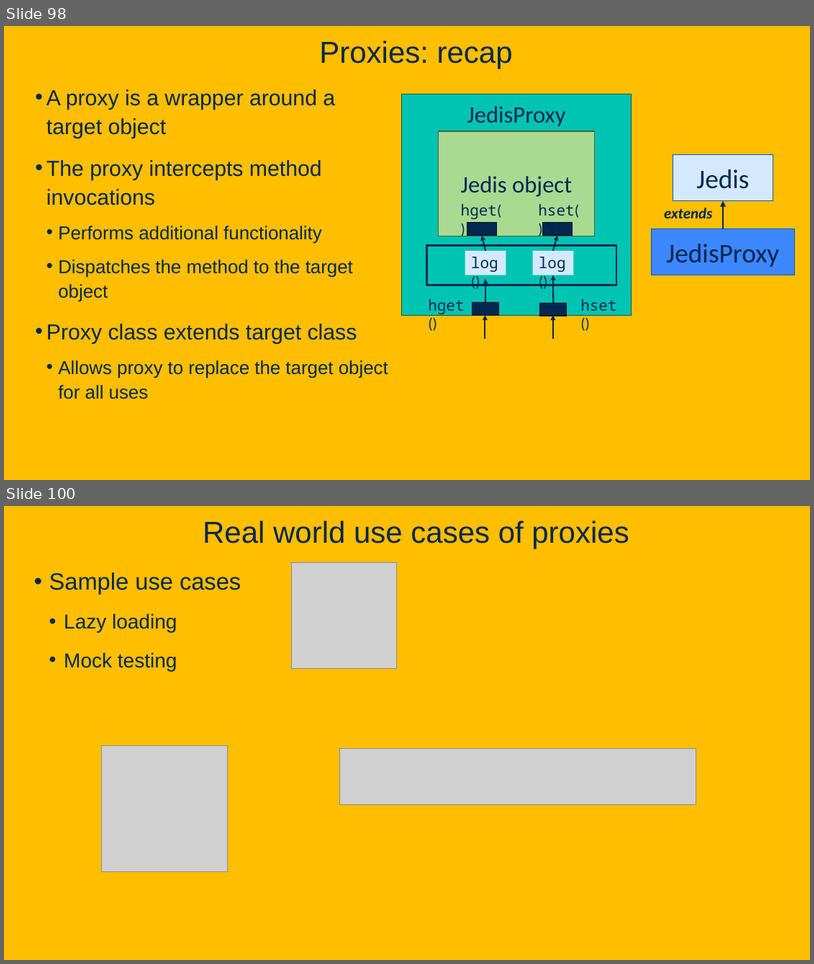
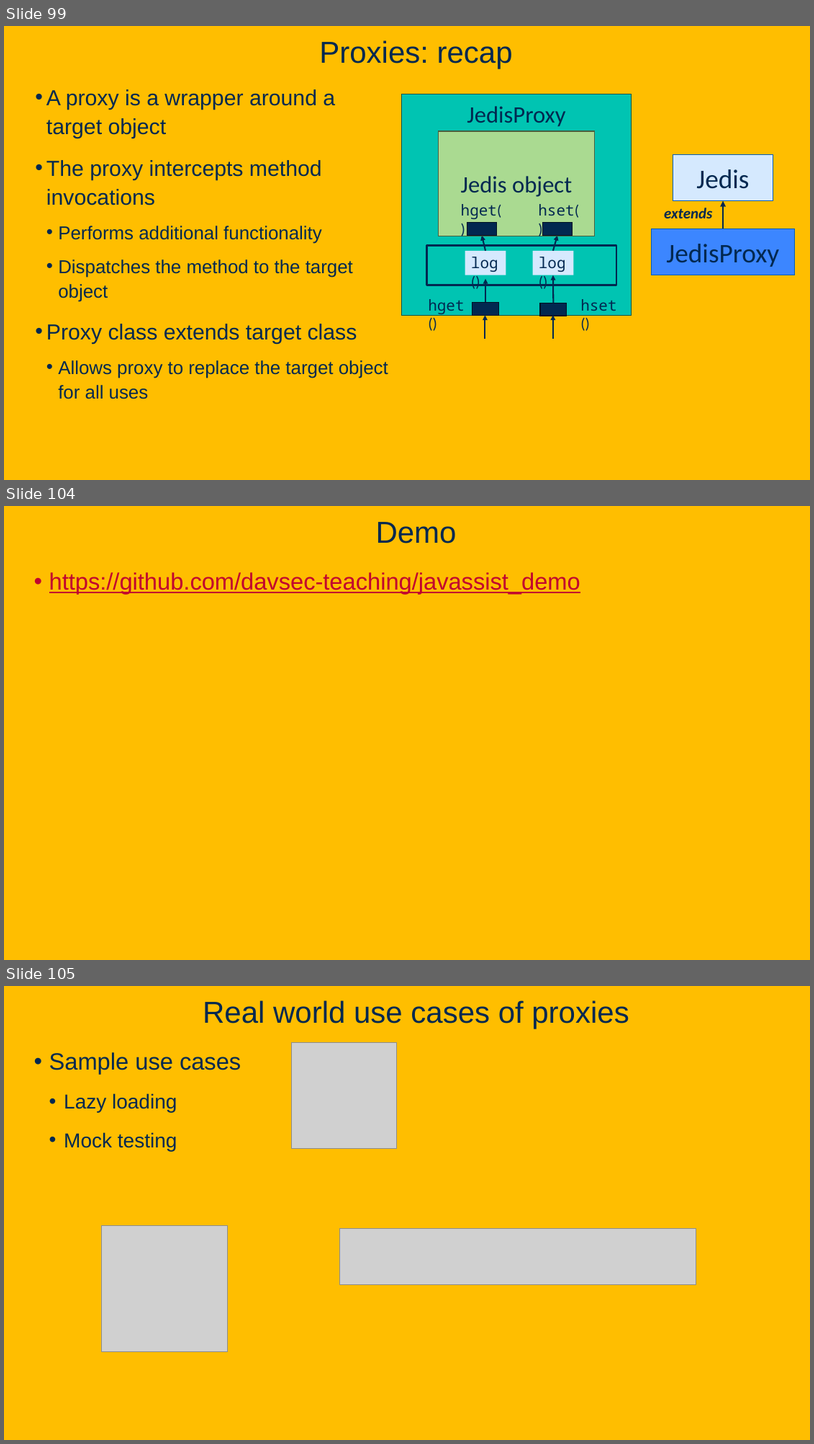
Before and after one commit to davsec-teaching/ecs160-f25, a slide deck: slides/5_annotations_and_reflection.pptx. Shown one above the other, each under a label of ours: slides 98 and 100 before the commit, slides 99, 104 and 105 after it; the slides between them are not shown. The pictures are 814x964 and 814x1444 pixels, drawn with LibreOffice and Linux fonts; fonts in the diff are those of the drawing; grey boxes stand for pictures; background and template pictures are left out. Boxes give left, top, right and bottom in pixels: in the first picture for what was removed or moved away, otherwise in the second. Text is boxed around its words. In the diff, an @@ line names an element or a change of style, - is before the commit and + after.

```diff
--- a/slides/5_annotations_and_reflection.pptx
+++ b/slides/5_annotations_and_reflection.pptx
@@ slide 104 added at (4, 506, 810, 960), background picture (left out) @@
@@ title added at (376, 522, 457, 543), 36 pt, text #022850 @@
+Demo
@@ text added at (49, 572, 581, 594), 28 pt, text #C1022F, underline @@
+• https://github.com/davsec-teaching/javassist_demo
@@ what was slide 98 is now slide 99 @@
@@ what was slide 100 is now slide 105 @@
```
Also in this commit, not shown: 11 slides changed, 4 other slides added.
